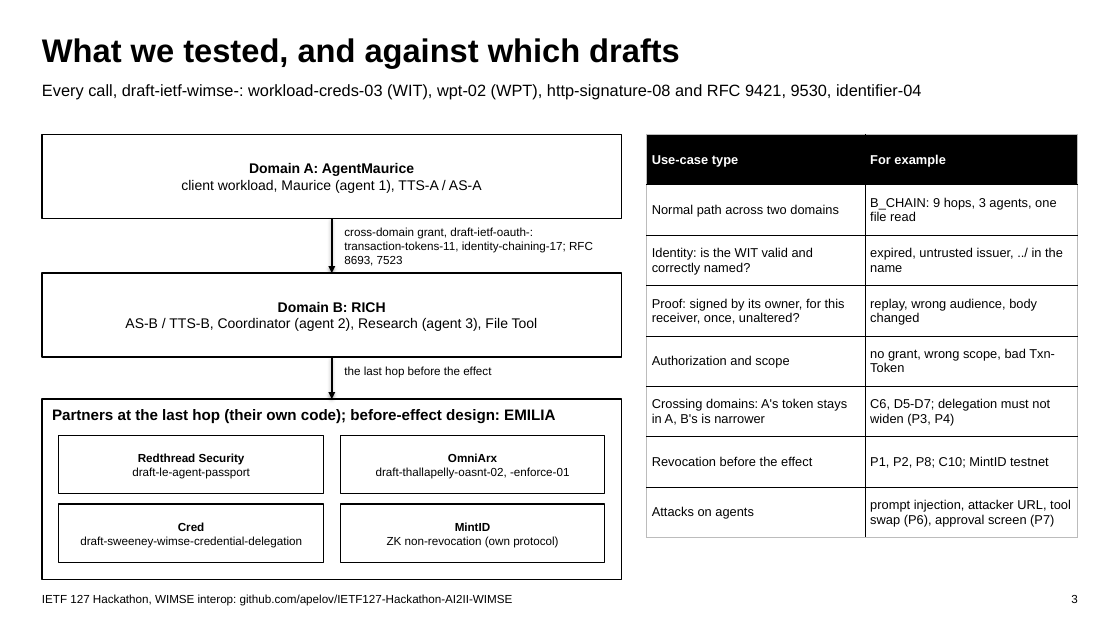
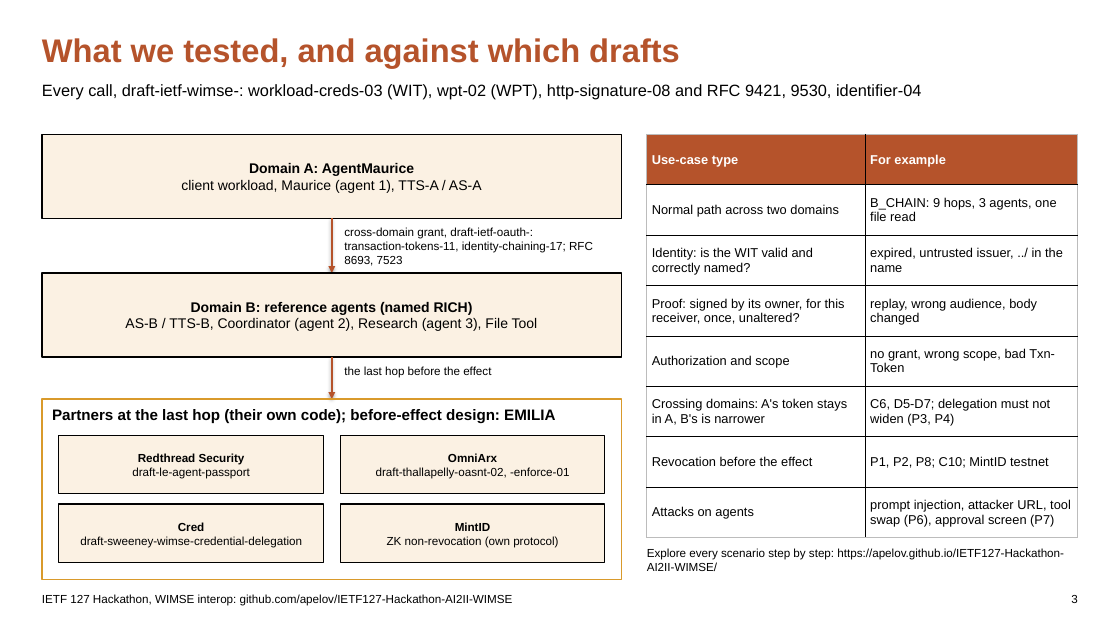
Before and after one commit to apelov/IETF127-Hackathon-AI2II-WIMSE, a slide deck: slide 3 of IETF127_WIMSE_Session.pptx. Drawn at 1120x630 pixels with LibreOffice and Linux fonts; fonts in the diff are those of the drawing. Boxes give left, top, right and bottom in pixels: in the first picture for what was removed or moved away, otherwise in the second. Text is boxed around its words. In the diff, an @@ line names an element or a change of style, - is before the commit and + after.

```diff
--- a/IETF127_WIMSE_Session.pptx
+++ b/IETF127_WIMSE_Session.pptx
@@ text "What we tested, and against ..." at bbox=[42, 38, 680, 67]: text colour #000000 to #B5532B @@
@@ table at bbox=[647, 134, 1078, 538] @@
@@ fill #000000 to #B5532B in row 1 @@
@@ arrow (332, 218) - (332, 273): stroke #000000 1.25 pt to #B5532B 1.25 pt @@
@@ fill #FFFFFF to #FBF1E3 in 6 elements at bbox=[42, 134, 622, 218], bbox=[59, 435, 323, 494], bbox=[340, 435, 605, 494], bbox=[59, 504, 323, 563], bbox=[340, 504, 605, 563], bbox=[42, 273, 622, 357] @@
@@ text in rectangle at bbox=[191, 302, 473, 315]: text changed @@
-Domain B: RICH
+Domain B: reference agents (named RICH)
@@ arrow (332, 357) - (332, 399): stroke #000000 1.25 pt to #B5532B 1.25 pt @@
@@ rectangle at bbox=[42, 399, 622, 580]: outline #000000 1.5 pt to #D99A2B 1.5 pt @@
@@ text added at bbox=[647, 548, 1064, 571], 10 pt, text #000000 @@
+Explore every scenario step by step: https://apelov.github.io/IETF127-Hackathon-AI2II-WIMSE/
```
Also in this commit, not shown: 10 other slides changed, 2 slides added, 8 other files.
